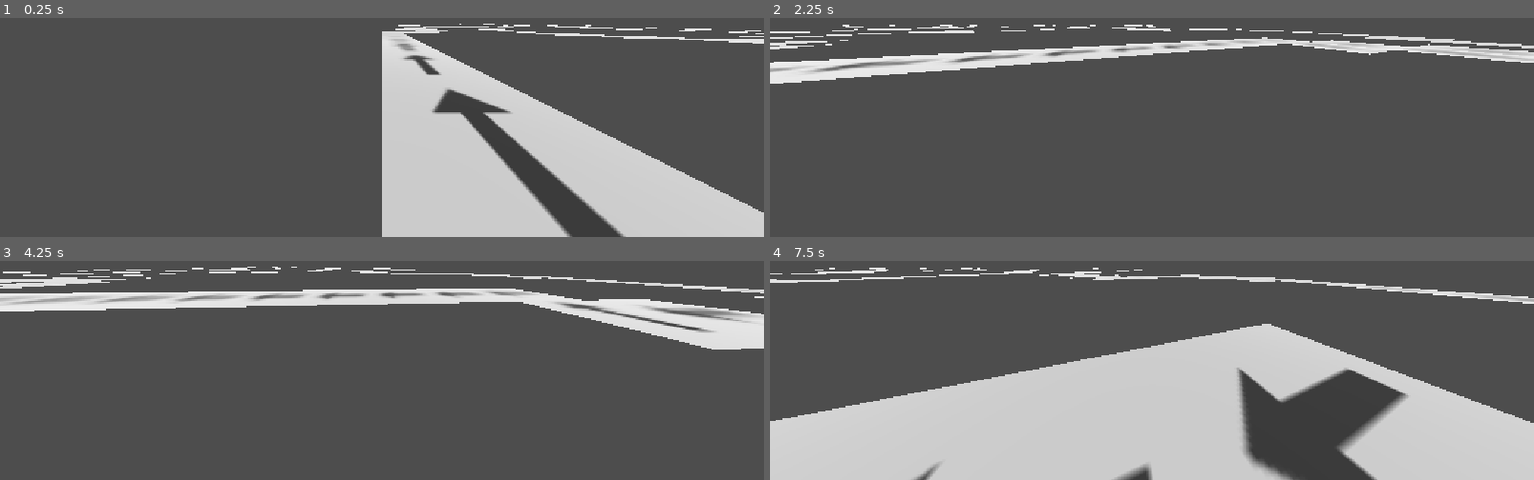
Above: before the commit, frames 1-4 (two rows, left to right).
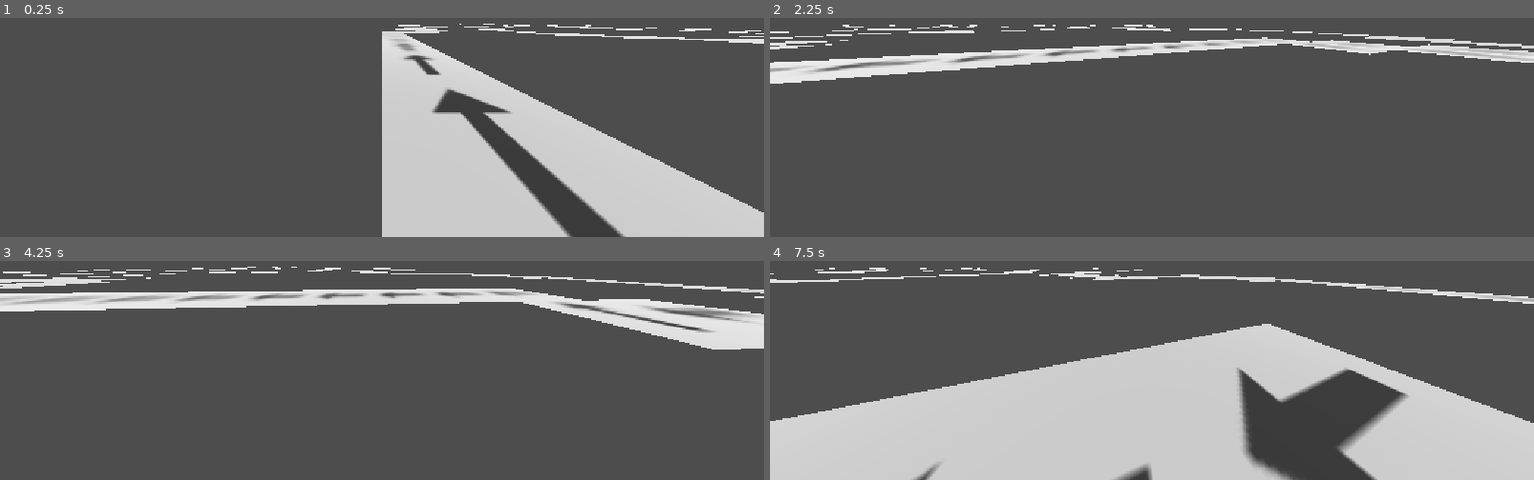
Above: after the commit, the same moments.

Repository: bingecraft-net/sandbox
Game: Godot game, scene res://scenes/game.tscn
Same seed, same stepped clock (60 frames per second), same inputs: the game is played once before the commit and once after it.
Inputs:
- Up to frame 1 (0.25 s): no input
- Up to frame 2 (2.25 s): tap Enter at 0.5 s; hold Right (ui_right) 0.53-1.28 s; hold Down (ui_down) 1.28-2.03 s; hold Right (ui_right) from 2.03 s (still down)
- Up to frame 3 (4.25 s): release Right (ui_right) at 2.78 s; hold Up (ui_up) 2.78-3.53 s; hold Left (ui_left) from 3.53 s (still down)
- Up to frame 4 (7.5 s): release Left (ui_left) at 5.03 s; hold Down (ui_down) 5.03-5.78 s; hold Right (ui_right) 5.78-6.53 s; hold Up (ui_up) 6.53-7.28 s; hold Right (ui_right) from 7.28 s (still down)

The runs differ from the first frame. In frame 1, less than 0.1% of the frame differs, in the area x 58-67%, y 3-5%; in frame 2, less than 0.1%, in the area x 2-26%, y 4-7%; in frame 3, less than 0.1%; in frame 4, less than 0.1%.

Commit message:
replace ternaries with lookup table and saddle simplification

Diff:
--- a/scenes/game.gd
+++ b/scenes/game.gd
@@ -10,6 +10,21 @@
 var directions = [Vector2.RIGHT, Vector2.UP, Vector2.LEFT, Vector2.DOWN]
 var orientations = [0, 16, 10, 22]
 
+var exit_table = {
+	1:  [3, 2, -1, -1],
+	2:  [-1, 0, 3, -1],
+	3:  [0, -1, 2, -1],
+	4:  [-1, -1, 1, 0],
+	6:  [-1, 1, -1, 3],
+	7:  [1, -1, -1, 2],
+	8:  [1, -1, -1, 2],
+	9:  [-1, 1, -1, 3],
+	11: [-1, -1, 1, 0],
+	12: [0, -1, 2, -1],
+	13: [-1, 0, 3, -1],
+	14: [3, 2, -1, -1],
+}
+
 func _ready() -> void:
 	while length == 0 or cursor != Vector2.ZERO:
 		var v0 = noise.get_noise_2dv(cursor + Vector2.LEFT  / 2 + Vector2.UP / 2) >= 0
@@ -21,14 +36,12 @@
 			push_error("Isoline does not intersect cell at position %s" % cursor)
 			return
 
-		if direction == 0:
-			direction = 1 if v0 != v1 else 0 if v1 != v2 else 3
-		elif direction == 1:
-			direction = 2 if v0 != v3 else 1 if v0 != v1 else 0
-		elif direction == 2:
-			direction = 3 if v2 != v3 else 2 if v0 != v3 else 1
-		elif direction == 3:
-			direction = 0 if v1 != v2 else 3 if v2 != v3 else 2
+		var case = (1 if v0 else 0) * 8 + (1 if v1 else 0) * 4 + (1 if v2 else 0) * 2 + (1 if v3 else 0)
+
+		if case == 5 or case == 10:
+			direction = direction
+		else:
+			direction = exit_table[case][direction]
 
 		grid_map.set_cell_item(Vector3i(cursor.x, 0, cursor.y), 0, orientations[direction])
 
@@ -38,3 +51,5 @@
 		if length > 1000:
 			push_error("Isoline is too long, aborting")
 			return
+
+	print("Isoline finished. Length: %d" % length)
